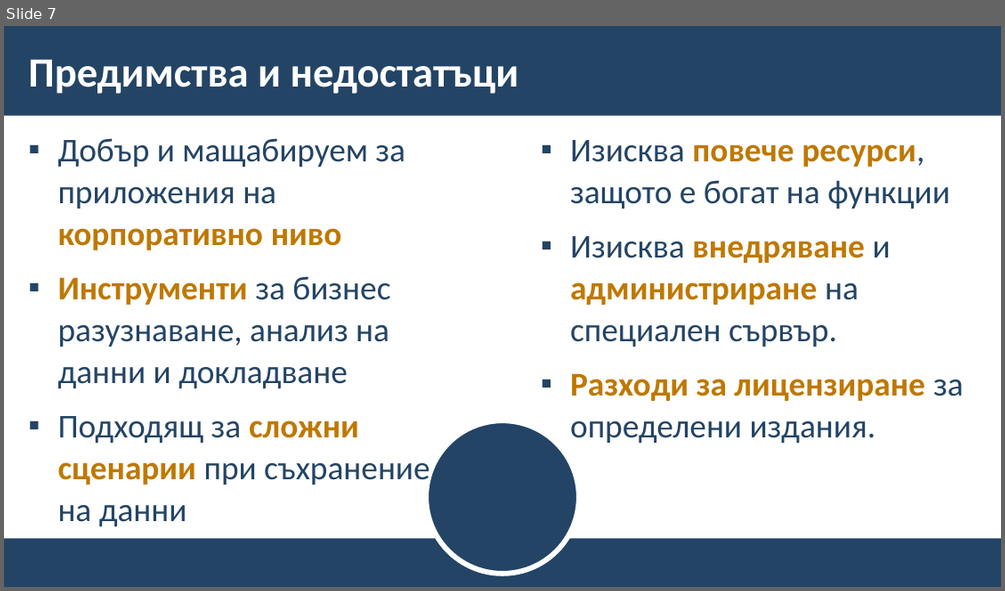
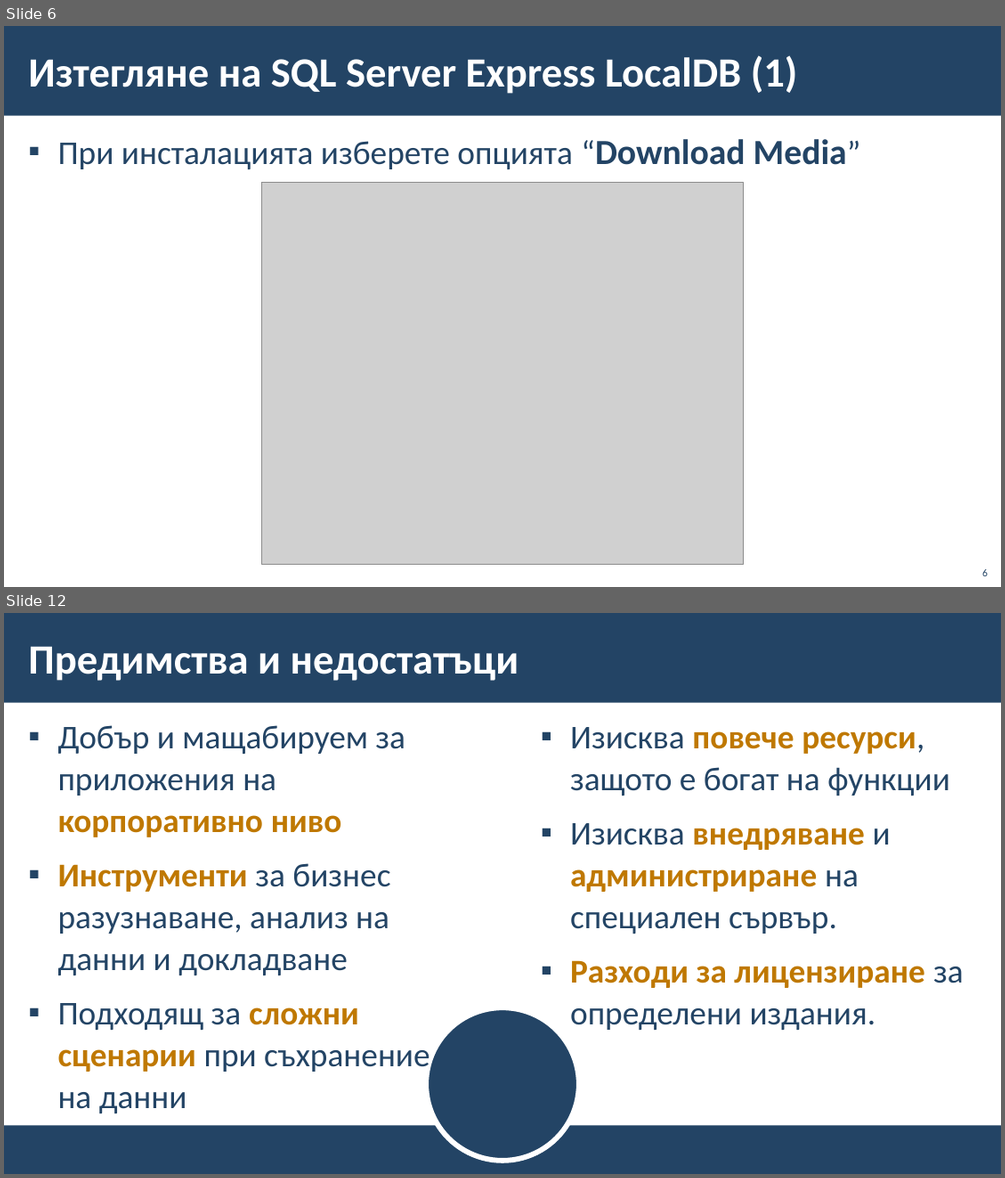
Before and after one commit to BG-IT-Edu/School-Programming, a slide deck: Courses/Software-Sciences/Module-3-Databases-New/03-Intro-to-MS-SQL-Server/03-Intro-to-MS-SQL-Server.pptx. Shown one above the other, each under a label of ours: slide 7 before the commit, slides 6 and 12 after it; the slides between them are not shown. The pictures are 1005x591 and 1005x1178 pixels, drawn with LibreOffice and Linux fonts; fonts in the diff are those of the drawing; grey boxes stand for pictures; background and template pictures are left out. Boxes give left, top, right and bottom in pixels: in the first picture for what was removed or moved away, otherwise in the second. Text is boxed around its words. In the diff, an @@ line names an element or a change of style, - is before the commit and + after.

Commit message:
Adding step-by-step installation of LocalDB

```diff
--- a/Courses/Software-Sciences/Module-3-Databases-New/03-Intro-to-MS-SQL-Server/03-Intro-to-MS-SQL-Server.pptx
+++ b/Courses/Software-Sciences/Module-3-Databases-New/03-Intro-to-MS-SQL-Server/03-Intro-to-MS-SQL-Server.pptx
@@ slide 6 added at [4, 26, 1001, 587], background #FFFFFF; not listed: 1 template element that a slide beside it also shows @@
@@ title added at [28, 55, 798, 94], 40 pt, text #FFFFFF, bold @@
+Изтегляне на SQL Server Express LocalDB (1)
@@ text added at [58, 139, 847, 169], 32 pt, text #234465 @@
+▪ При инсталацията изберете опцията “Download Media”
@@ picture added at [261, 183, 744, 564] @@
@@ page number added at [982, 569, 987, 576], 10 pt, text #234465 @@
+6
@@ what was slide 7 is now slide 12 @@
```
Also in this commit, not shown: 5 other slides added, 1 slide removed.
